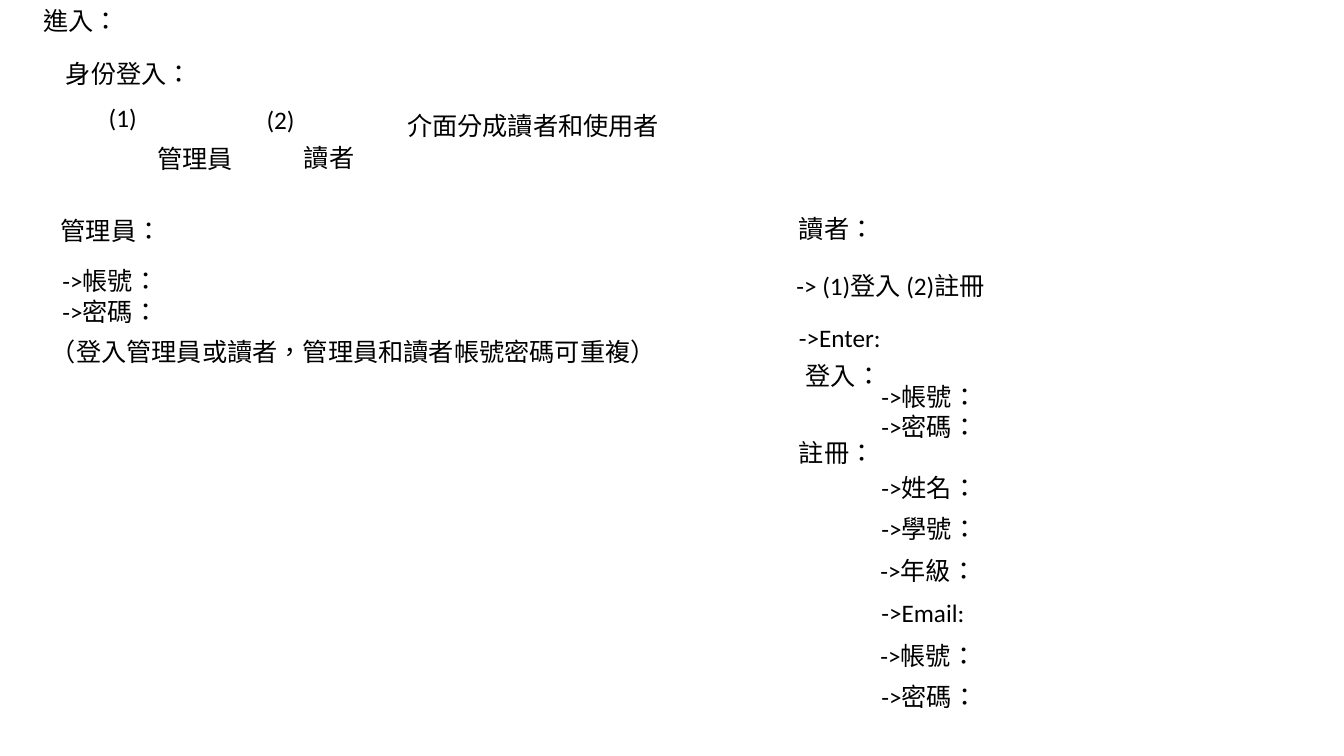
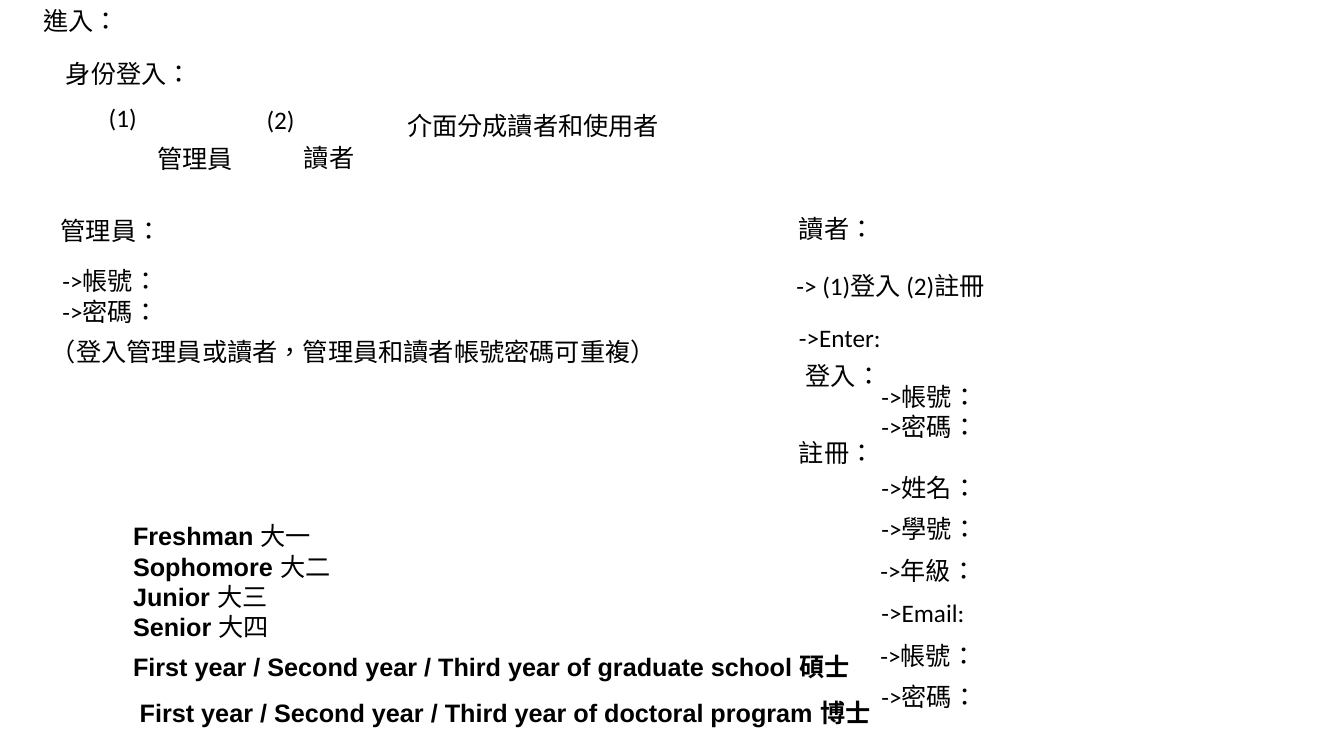
Before and after one commit to 1508leo/PD_Final_Project, a slide deck: slide 2 of outline.pptx. Drawn at 1344x756 pixels with LibreOffice and Linux fonts; fonts in the diff are those of the drawing. Boxes give left, top, right and bottom in pixels: in the first picture for what was removed or moved away, otherwise in the second. Text is boxed around its words. In the diff, an @@ line names an element or a change of style, - is before the commit and + after.

```diff
--- a/outline.pptx
+++ b/outline.pptx
@@ text added at (133, 524, 330, 638), 18 pt, text #000000, bold @@
+Freshman 大一
+Sophomore 大二
+Junior 大三
+Senior 大四
@@ text added at (133, 654, 850, 682), 18 pt, text #000000, bold @@
+First year / Second year / Third year of graduate school 碩士
@@ text added at (140, 700, 870, 727), 18 pt, text #000000, bold @@
+First year / Second year / Third year of doctoral program 博士
```
Also in this commit, not shown: 2 other slides changed, 1 other file.
